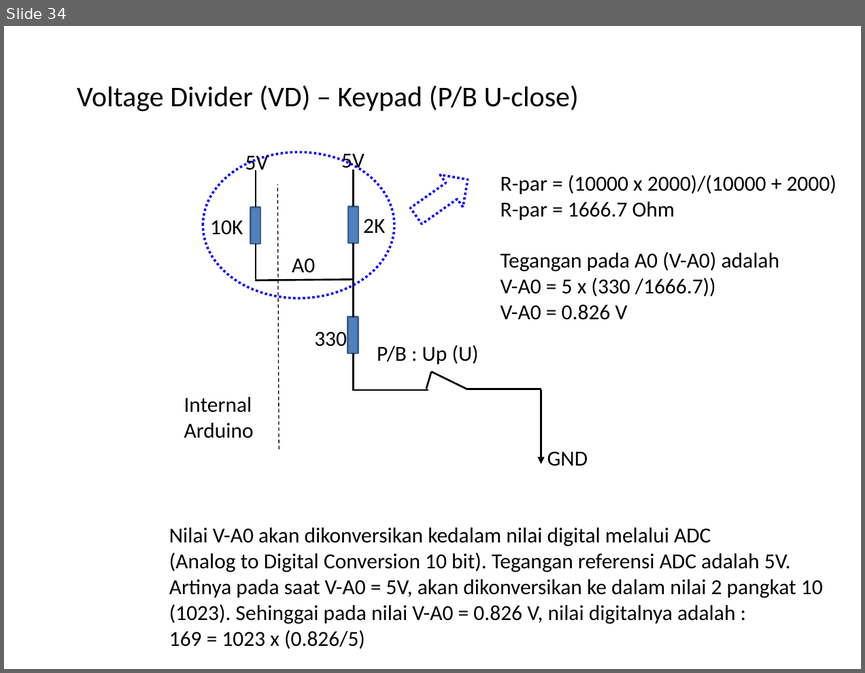
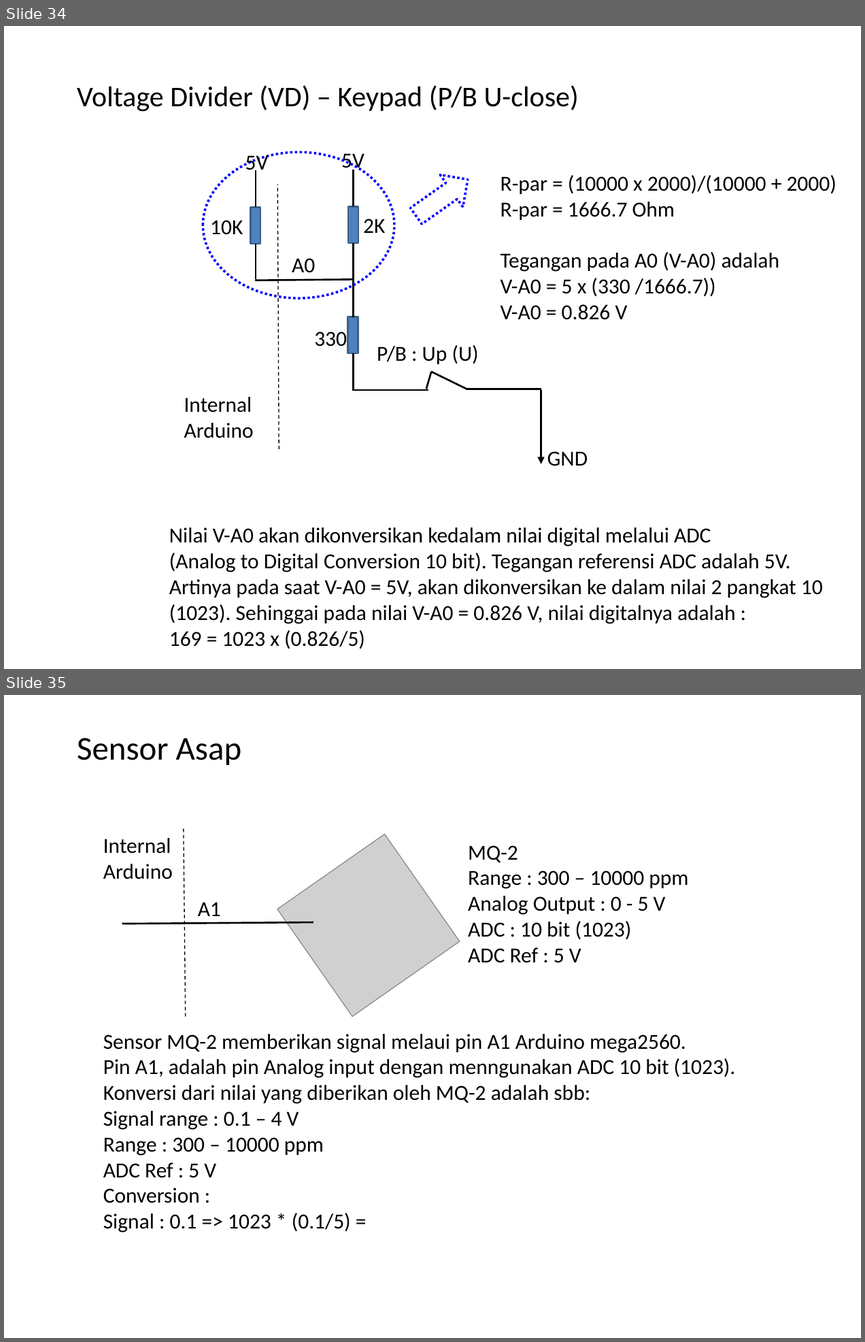
Before and after one commit to slametsampon/WFPS, a slide deck: resources/WFPS.pptx. Shown one above the other, each under a label of ours: slide 34 before the commit, slides 34 and 35 after it. The pictures are 865x673 and 865x1342 pixels, drawn with LibreOffice and Linux fonts; fonts in the diff are those of the drawing; grey boxes stand for pictures; background and template pictures are left out. Boxes give left, top, right and bottom in pixels: in the first picture for what was removed or moved away, otherwise in the second. Text is boxed around its words. In the diff, an @@ line names an element or a change of style, - is before the commit and + after.

```diff
--- a/resources/WFPS.pptx
+++ b/resources/WFPS.pptx
@@ slide 35 added at [4, 695, 861, 1338], background picture (left out) @@
@@ title added at [77, 738, 242, 765], 28 pt, text #000000 @@
+Sensor Asap
@@ line added from (186, 1016) to (183, 828), #000000 0.75 pt dashed @@
@@ picture added at [277, 834, 460, 1017] @@
@@ text added at [103, 838, 173, 879], 18 pt, text #000000 @@
+Internal
+Arduino
@@ text added at [468, 845, 688, 963], 18 pt, text #000000 @@
+MQ-2
+Range : 300 – 10000 ppm
+Analog Output : 0 - 5 V
+ADC : 10 bit (1023)
+ADC Ref : 5 V
@@ text added at [198, 902, 221, 916], 18 pt, text #000000 @@
+A1
@@ line added from (122, 923) to (122, 922), #4B7EBC 0.75 pt @@
@@ line added from (122, 923) to (313, 922), #000000 1.5 pt @@
@@ text added at [103, 1034, 736, 1232], 18 pt, text #000000 @@
+Sensor MQ-2 memberikan signal melaui pin A1 Arduino mega2560.
+Pin A1, adalah pin Analog input dengan menngunakan ADC 10 bit (1023).
+Konversi dari nilai yang diberikan oleh MQ-2 adalah sbb:
+Signal range : 0.1 – 4 V
+Range : 300 – 10000 ppm
+ADC Ref : 5 V
+Conversion :
+Signal : 0.1 => 1023 * (0.1/5) =
```
Also in this commit, not shown: 4 other files.
